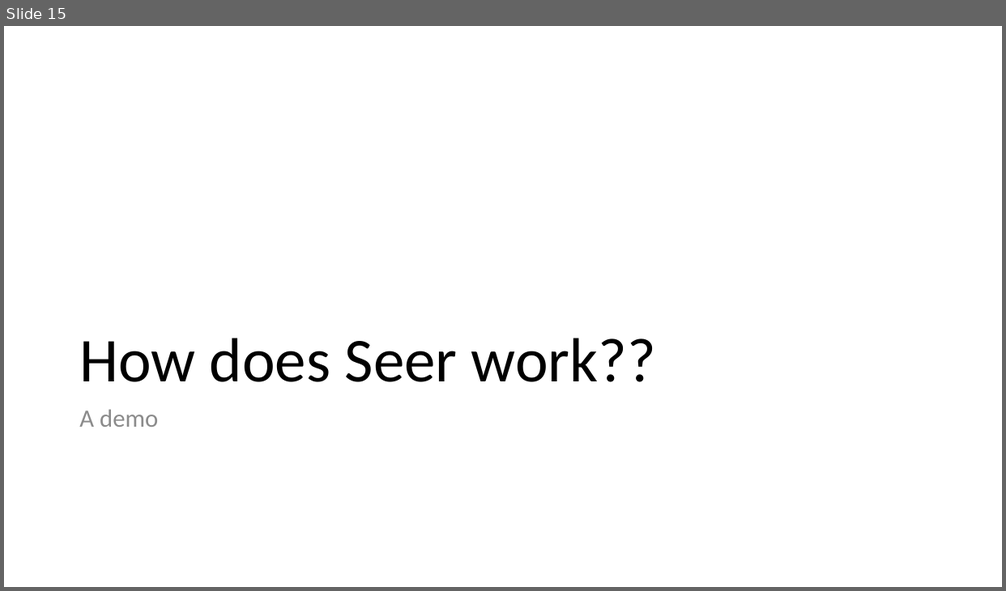
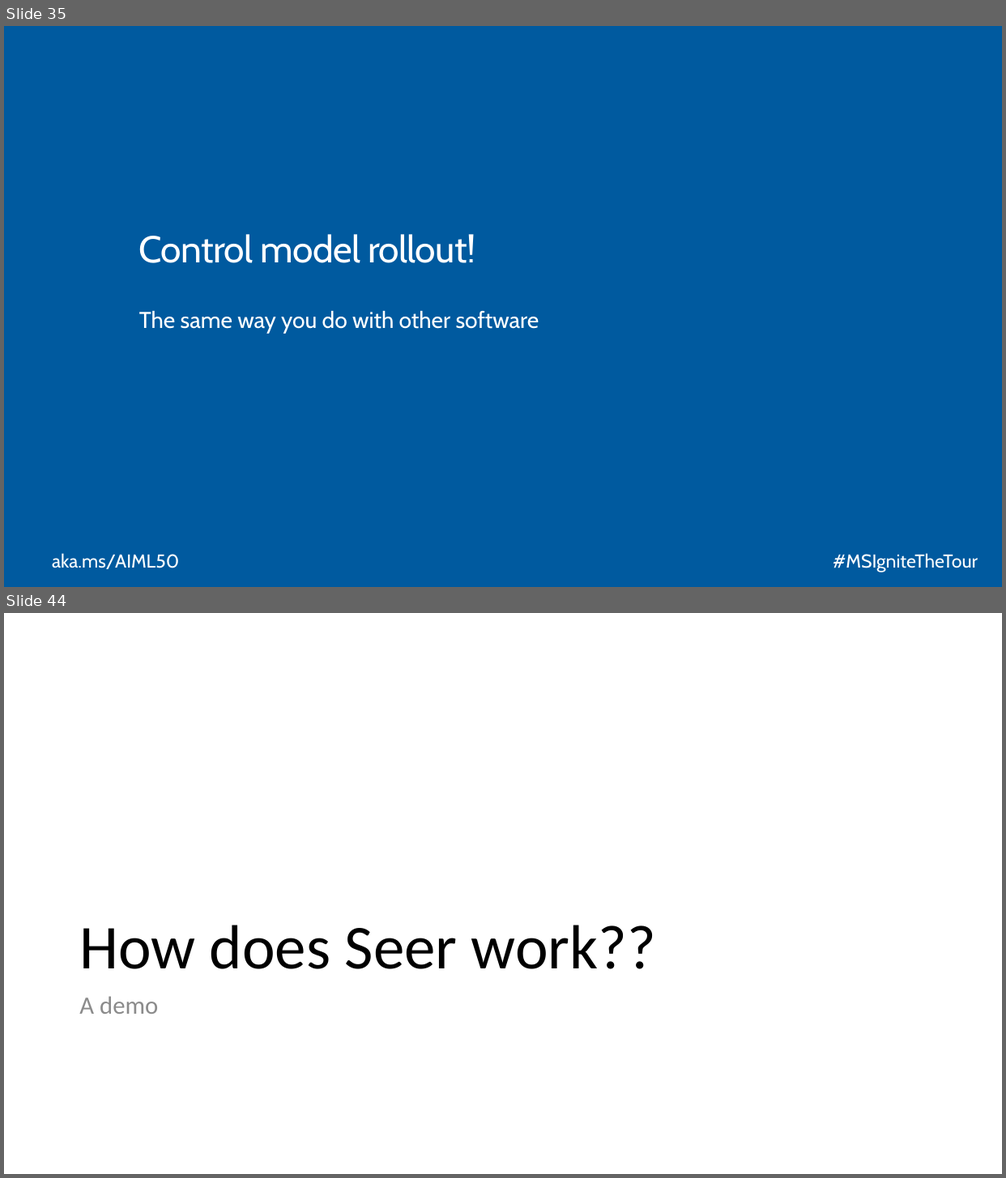
Before and after one commit to cloudscaleml/workshop, a slide deck: powerpoint/MLOps.pptx. Shown one above the other, each under a label of ours: slide 15 before the commit, slides 35 and 44 after it; the slides between them are not shown. The pictures are 1006x591 and 1006x1178 pixels, drawn with LibreOffice and Linux fonts; fonts in the diff are those of the drawing; background and template pictures are left out. Boxes give left, top, right and bottom in pixels: in the first picture for what was removed or moved away, otherwise in the second. Text is boxed around its words. In the diff, an @@ line names an element or a change of style, - is before the commit and + after.

```diff
--- a/powerpoint/MLOps.pptx
+++ b/powerpoint/MLOps.pptx
@@ slide 35 added at (4, 26, 1002, 587), background #005A9F @@
@@ title added at (139, 234, 475, 263), 36 pt, text #FFFFFF @@
+Control model rollout!
@@ text added at (139, 310, 539, 333), 22 pt, text #FFFFFF @@
+The same way you do with other software
@@ text added at (52, 553, 179, 570), 18 pt, text #FFFFFF @@
+aka.ms/AIML50
@@ text added at (833, 553, 978, 573), 18 pt, text #FFFFFF @@
+#MSIgniteTheTour
@@ what was slide 15 is now slide 44 @@
```
Also in this commit, not shown: 1 slide changed, 34 other slides added, 15 slides removed.
